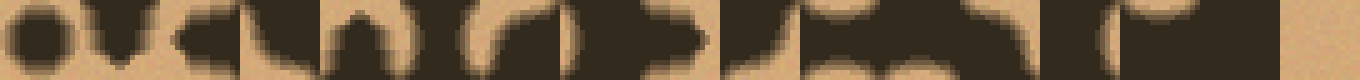
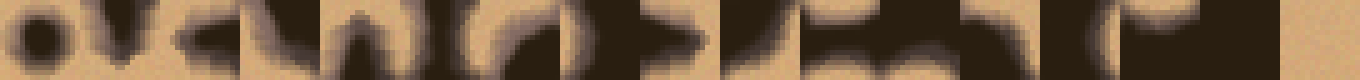
Layer changes from the first 1360 × 80 image to the second:
added layer "Calque 2" above "Luminosité" over [15, 0, 1280, 80]
painted on "Calque 1" over [0, 0, 1280, 80]
